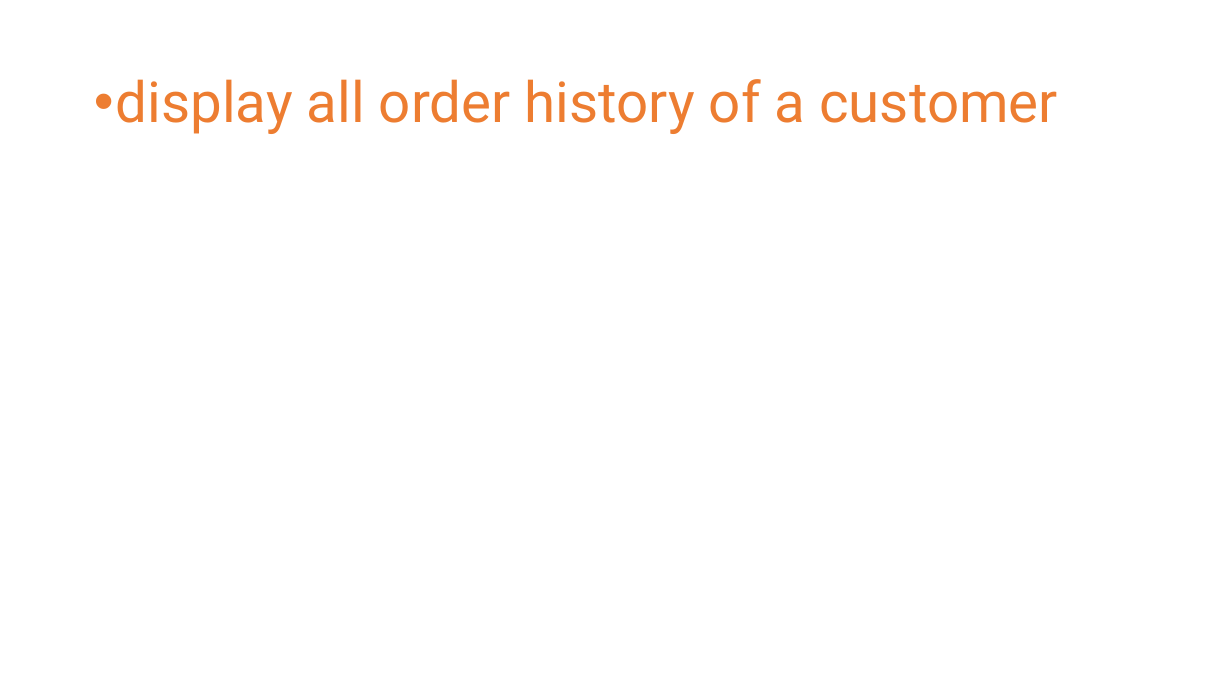
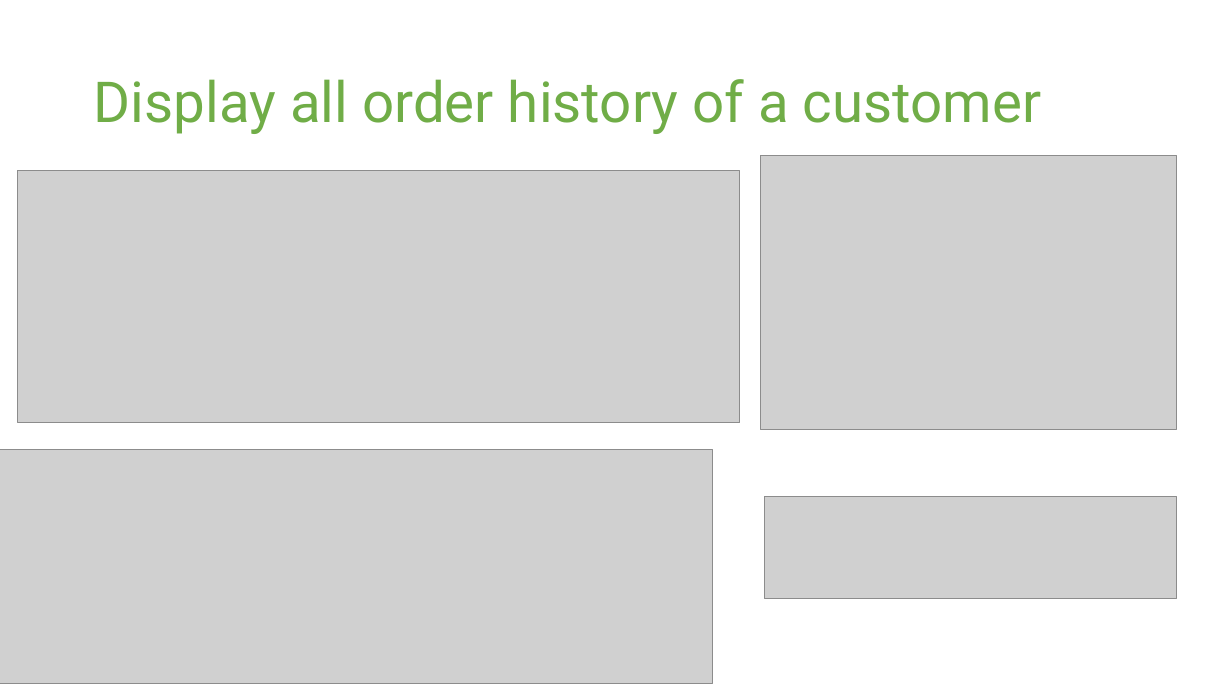
Before and after one commit to 06012021-dotnet-uta/ChristianRomeroP0, a slide deck: slide 5 of Study/P0 Presentation.pptx (slide 9 before the commit). Drawn at 1232x693 pixels with LibreOffice and Linux fonts; fonts in the diff are those of the drawing; grey boxes stand for pictures. Boxes give left, top, right and bottom in pixels: in the first picture for what was removed or moved away, otherwise in the second. Text is boxed around its words. In the diff, an @@ line names an element or a change of style, - is before the commit and + after.

```diff
--- a/Study/P0 Presentation.pptx
+++ b/Study/P0 Presentation.pptx
@@ title at box(94, 79, 1041, 134): text changed; text colour #ED7D31 to #70AD47 @@
-• display all order history of a customer
+Display all order history of a customer
@@ picture added at box(18, 171, 739, 423) @@
@@ picture added at box(761, 155, 1177, 430) @@
@@ picture added at box(0, 450, 714, 684) @@
@@ picture added at box(765, 496, 1177, 599) @@
```
Also in this commit, not shown: 6 other slides changed, 10 slides added, 3 slides removed, 16 other files.
